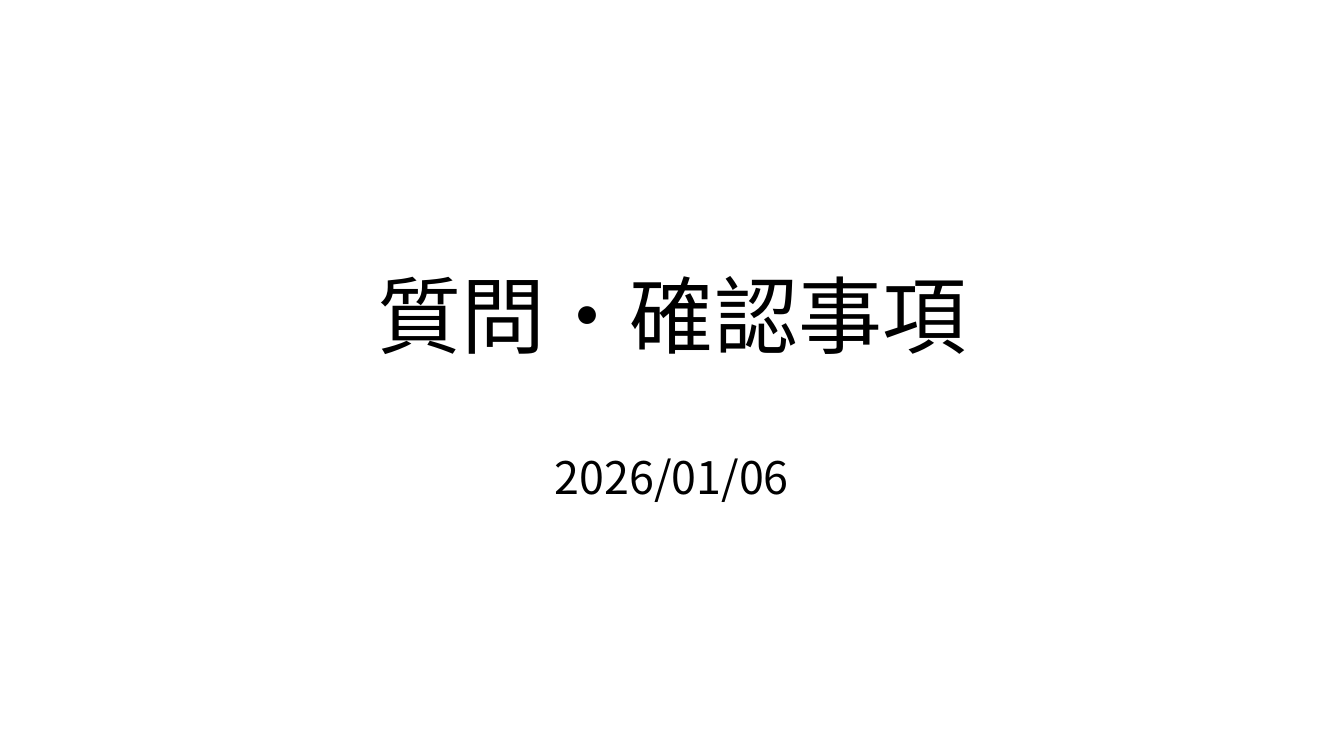
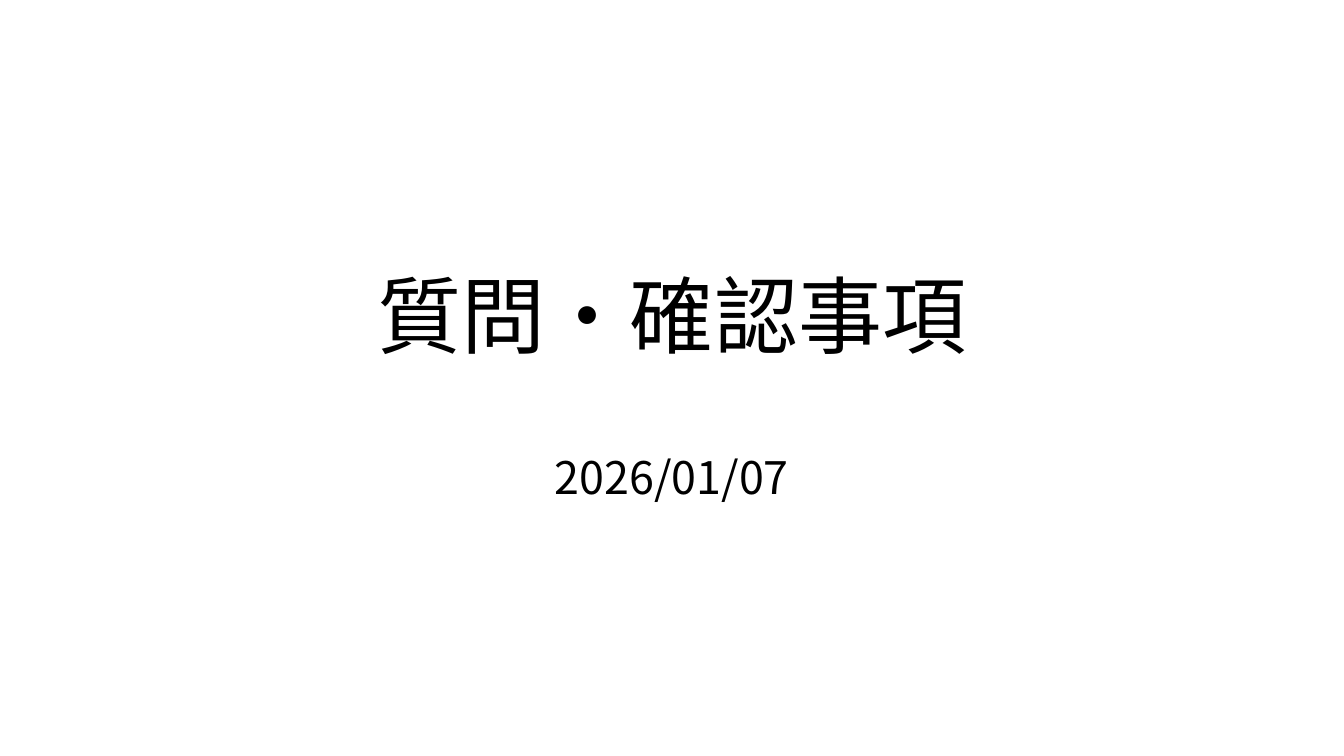
Before and after one commit to d-m-bailey/TR-1um, a slide deck: slide 15 of Document/TR-1um_DRC_summary.pptx. Drawn at 1344x756 pixels with LibreOffice and Linux fonts; fonts in the diff are those of the drawing. Boxes give left, top, right and bottom in pixels: in the first picture for what was removed or moved away, otherwise in the second. Text is boxed around its words. In the diff, an @@ line names an element or a change of style, - is before the commit and + after.

```diff
--- a/Document/TR-1um_DRC_summary.pptx
+++ b/Document/TR-1um_DRC_summary.pptx
@@ title at (x1=378, y1=276, x2=966, y2=502): text changed @@
-質問・確認事項
-2026/01/06
+質問・確認事項
+2026/01/07
```
Also in this commit, not shown: 2 other slides changed, 10 other files.
